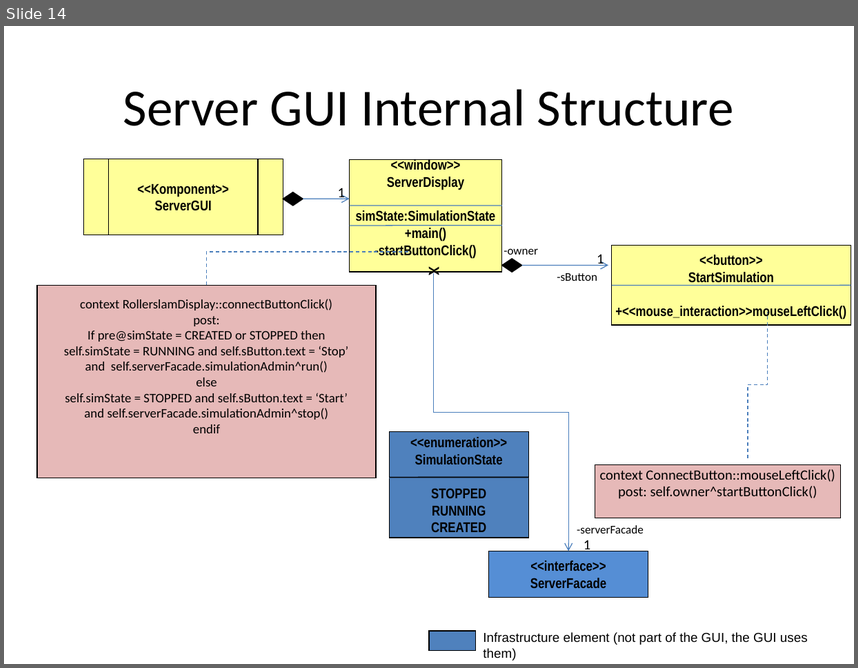
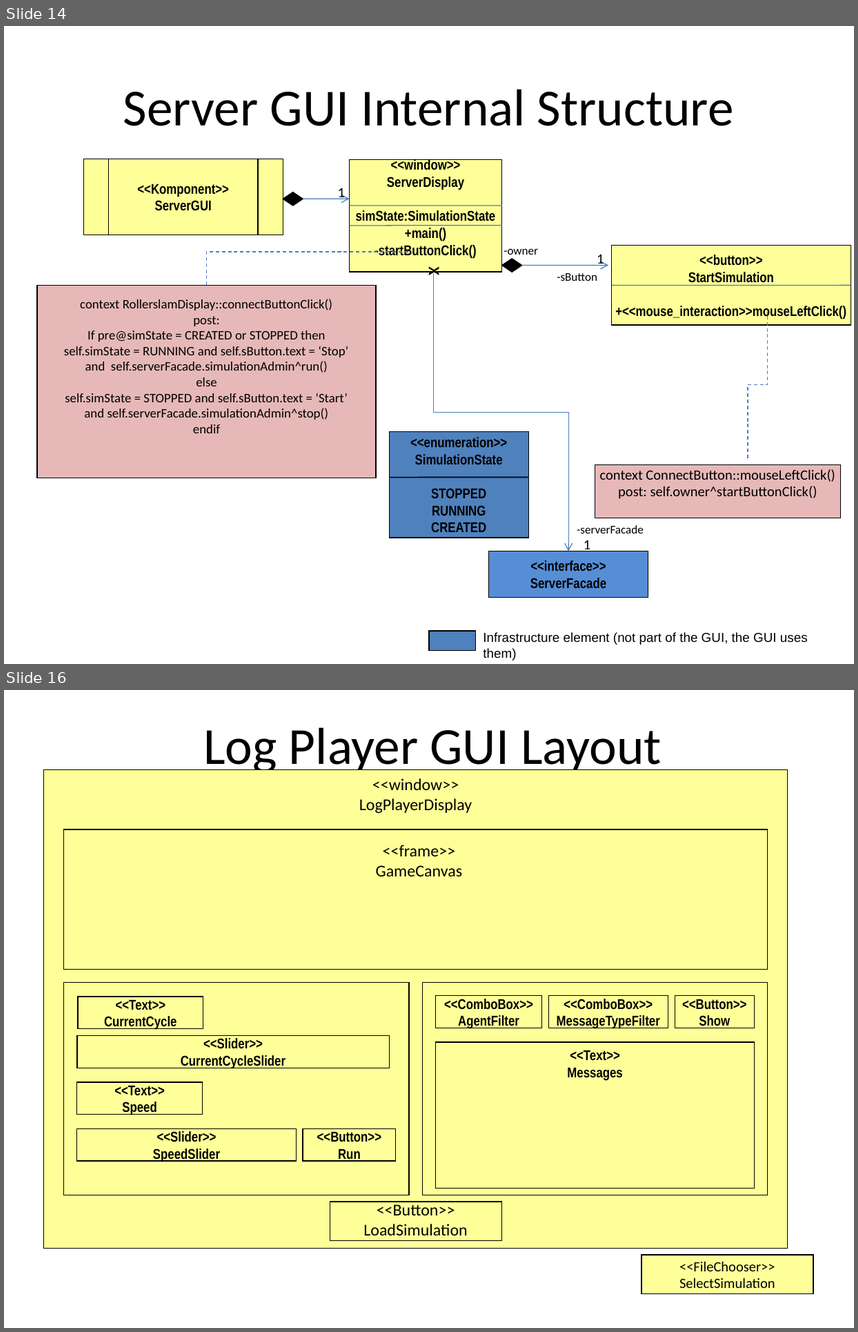
Before and after one commit to krishprince/rollerslam, a slide deck: docs/GUI/GUIModels.ppt. Shown one above the other, each under a label of ours: slide 14 before the commit, slides 14 and 16 after it; the slides between them are not shown. The pictures are 858x668 and 858x1332 pixels, drawn with LibreOffice and Linux fonts; fonts in the diff are those of the drawing. Boxes give left, top, right and bottom in pixels: in the first picture for what was removed or moved away, otherwise in the second. Text is boxed around its words. In the diff, an @@ line names an element or a change of style, - is before the commit and + after.

Commit message:
Log player GUI models.

```diff
--- a/docs/GUI/GUIModels.ppt
+++ b/docs/GUI/GUIModels.ppt
@@ slide 16 added at <box>4,690,854,1328</box>, background #FFFFFF @@
@@ title added at <box>203,727,662,776</box>, 44 pt, text #000000 @@
+Log Player GUI Layout
@@ group added at <box>44,770,788,1248</box>: 14 rectangles, 3 texts @@
+<<window>>
+LogPlayerDisplay
+<<Button>>
+LoadSimulation
+<<frame>>
+GameCanvas
+<<Text>>
+CurrentCycle
+<<Slider>>
+CurrentCycleSlider
+<<Text>>
+Speed
+<<Slider>>
+SpeedSlider
+<<Button>>
+Run
+<<ComboBox>>
+AgentFilter
+<<ComboBox>>
+MessageTypeFilter
+<<Button>>
+Show
+<<Text>>
+Messages
@@ rectangle added at <box>642,1254,813,1294</box>, fill #FFFF99, outline #000000 0.74 pt, 12 pt, text #000000 @@
+<<FileChooser>>
+SelectSimulation
```
Also in this commit, not shown: 2 slides changed, 10 other slides added.
